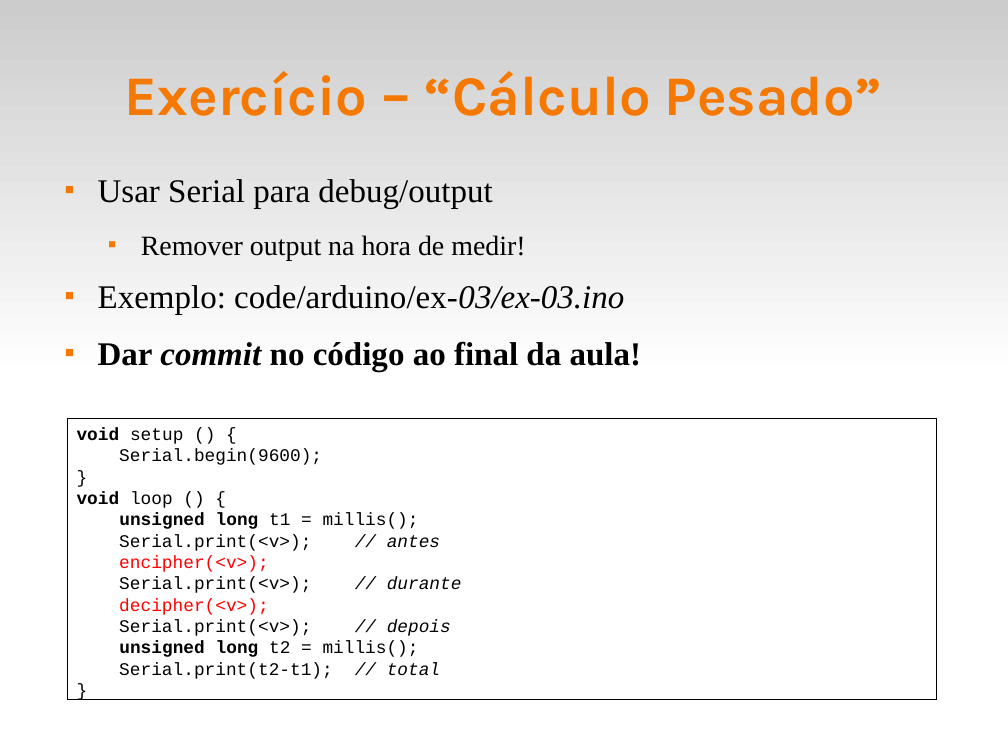
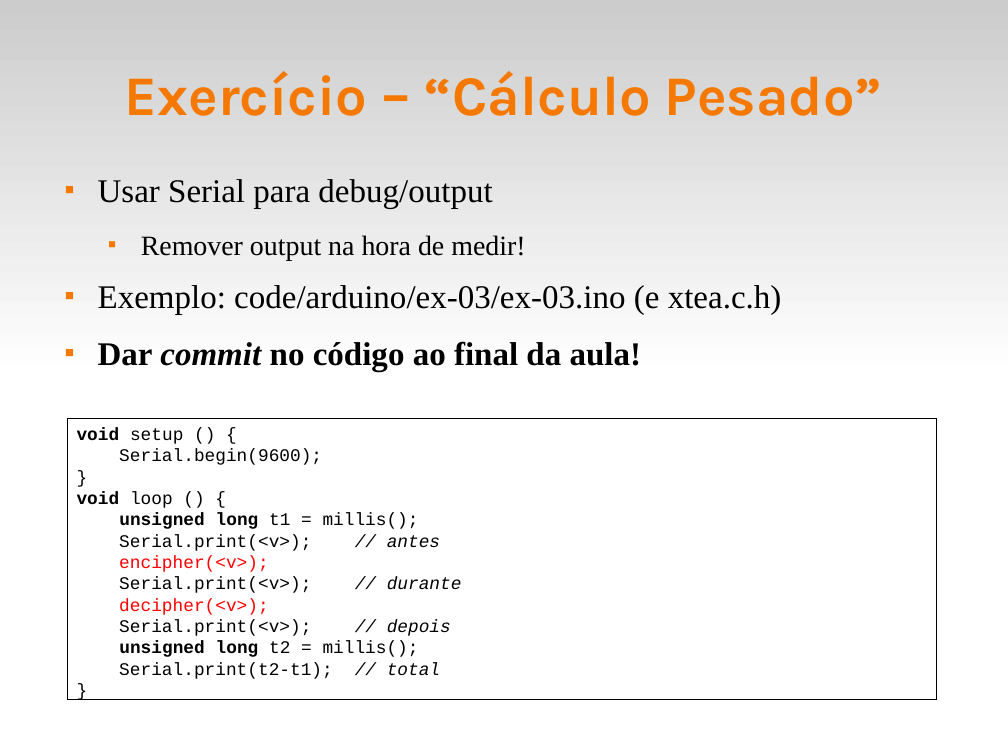
Before and after one commit to fsantanna-uerj/reativos, a slide deck: slide 29 of slides/03_modelos.odp. Drawn at 1008x756 pixels with LibreOffice and Linux fonts; fonts in the diff are those of the drawing. Boxes give left, top, right and bottom in pixels: in the first picture for what was removed or moved away, otherwise in the second. Text is boxed around its words. In the diff, an @@ line names an element or a change of style, - is before the commit and + after.

```diff
--- a/slides/03_modelos.odp
+++ b/slides/03_modelos.odp
@@ text at [98,285,782,315]: text changed @@
-■ Exemplo: code/arduino/ex-03/ex-03.ino
+■ Exemplo: code/arduino/ex-03/ex-03.ino (e xtea.c.h)
```
Also in this commit, not shown: 2 other slides changed, 1 other file.
